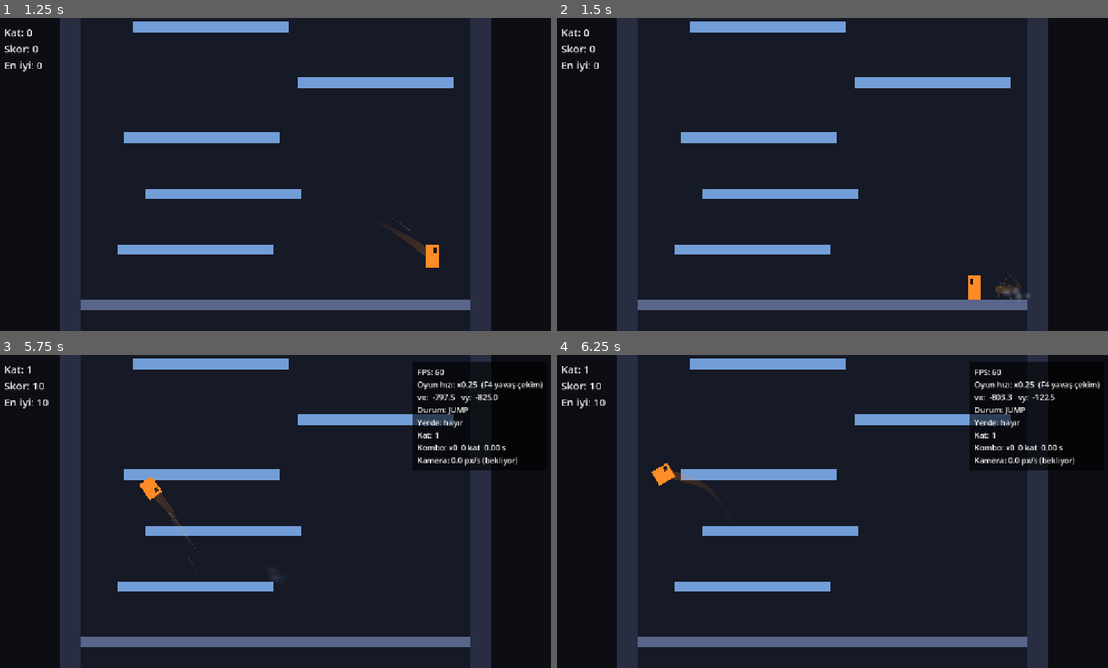
Above: before the commit, frames 1-4 (two rows, left to right).
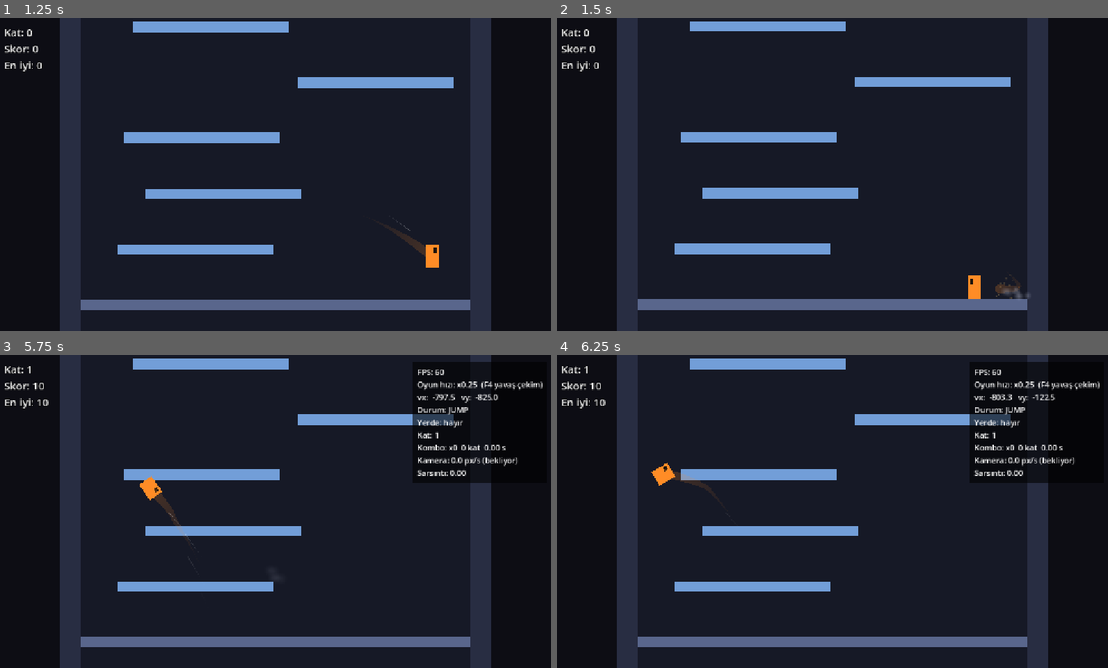
Above: after the commit, the same moments.

Repository: tahapek5454/Tower-Climb
Game: Godot game, scene res://scenes/main.tscn
Same seed, same stepped clock (60 frames per second), same inputs: the game is played once before the commit and once after it.
Inputs (mouse positions are in pixels of both pictures, inside the frame that each line leads up to):
- Up to frame 1 (1.25 s): tap Enter at 0.5 s; move the mouse to (396, 158) at 0.52 s; hold Right (move_right) from 0.53 s (still down); hold Space (jump) from 0.53 s (still down); click (396, 158) at 0.67 s
- Up to frame 2 (1.5 s): release Right (move_right) at 1.25 s; release Space (jump) at 1.25 s; drag from (722, 190) to (804, 237) at 1.27 s
- Up to frame 3 (5.75 s): tap R (restart) at 2 s; move the mouse to (330, 442) at 2.02 s; hold Right (move_right) 2.03-2.75 s; hold Space (jump) 2.03-2.75 s; tap Alt at 2.1, 5.1 s; drag from (247, 574) to (110, 464) at 2.77 s; move the mouse to (440, 558) at 3.52 s; hold Left (move_left) 3.53-4.25 s; hold Space (jump) 3.53-4.25 s; tap F4 (debug_slow_motion) at 4.15 s; drag from (110, 464) to (192, 433) at 4.27 s; move the mouse to (303, 511) at 5.02 s; hold Left (move_left) from 5.03 s (still down); hold Space (jump) from 5.03 s (still down); click (303, 511) at 5.17 s; tap F3 (toggle_debug) at 5.65 s
- Up to frame 4 (6.25 s): release Left (move_left) at 5.75 s; release Space (jump) at 5.75 s; drag from (749, 433) to (722, 527) at 5.77 s

Frame 1 is identical in both runs. In frame 2, 0.7% of the frame differs, in the area x 14-86%, y 4-90%; in frame 3, 0.2%; in frame 4, 0.2%.

Commit message:
feat: ekran sarsıntısı eklendi (büyük iniş, duvar sekmesi, kombo bitişi)
Co-Authored-By: Claude Opus 5.5 <noreply@anthropic.com>

Diff:
--- a/scripts/autoload/events.gd
+++ b/scripts/autoload/events.gd
@@ -27,3 +27,7 @@
 
 @warning_ignore("unused_signal")
 signal high_score_changed(high_score: int)
+
+## Ekran sarsıntısı iste (0..1 eklenir; kamera dinler).
+@warning_ignore("unused_signal")
+signal screen_shake(trauma: float)
--- /dev/null
+++ b/scripts/fx/camera_shake.gd
@@ -0,0 +1,66 @@
+class_name CameraShake
+extends RefCounted
+## Ekran sarsıntısı: birikip azalan "trauma" ve yumuşak gürültüden kaydırma.
+## Rastgele titreme yerine akıcı gürültü (FastNoiseLite) izlenir → sert değil, dalgalı his.
+## Saf mantık (zaman dışarıdan verilir), test edilebilir.
+
+## y ekseni gürültüsünü x'ten ayırmak için gürültüde uzak bir nokta.
+const NOISE_Y_OFFSET: float = 1000.0
+## Yumuşak gürültü pratikte yaklaşık ±0,6 üretir; tam ±1 aralığına ölçeklemek için.
+const NOISE_GAIN: float = 1.7
+
+## 0..1; olaylar ekler, zamanla azalır.
+var trauma: float = 0.0
+
+var _noise := FastNoiseLite.new()
+var _time: float = 0.0
+
+
+func _init(noise_seed: int = 0) -> void:
+	_noise.seed = noise_seed
+	_noise.noise_type = FastNoiseLite.TYPE_SIMPLEX_SMOOTH
+	_noise.fractal_type = FastNoiseLite.FRACTAL_NONE
+	_noise.frequency = 1.0
+
+
+func add(amount: float) -> void:
+	trauma = clampf(trauma + maxf(amount, 0.0), 0.0, 1.0)
+
+
+## Etki gücü: trauma²; küçük sarsıntılar çok hafif, büyükler belirgin.
+func intensity() -> float:
+	return trauma * trauma
+
+
+## Zamanı ilerletir, trauma'yı azaltır ve o anki kamera kaydırmasını döner.
+func update(delta: float) -> Vector2:
+	_time += delta
+	trauma = maxf(trauma - Tuning.SHAKE_DECAY * delta, 0.0)
+	var strength: float = intensity() * Tuning.SHAKE_MAX_OFFSET
+	if strength <= 0.0:
+		return Vector2.ZERO
+	var t: float = _time * Tuning.SHAKE_NOISE_SPEED
+	var wave := Vector2(_noise.get_noise_1d(t), _noise.get_noise_1d(t + NOISE_Y_OFFSET))
+	return (wave * NOISE_GAIN).limit_length(1.0) * strength
+
+
+## Kombo bitişinin sarsıntısı: puan kazandırmadıysa yok.
+static func combo_trauma(floors: int, bonus: int) -> float:
+	if bonus <= 0:
+		return 0.0
+	return minf(floors * Tuning.SHAKE_COMBO_TRAUMA_PER_FLOOR, Tuning.SHAKE_COMBO_TRAUMA_MAX)
+
+
+## Büyük inişin sarsıntısı: SHAKE_LAND_MIN_SPEED altında yok.
+static func land_trauma(fall_speed: float) -> float:
+	if fall_speed < Tuning.SHAKE_LAND_MIN_SPEED:
+		return 0.0
+	var t: float = clampf(inverse_lerp(Tuning.SHAKE_LAND_MIN_SPEED, Tuning.MAX_FALL_SPEED, fall_speed),
+			0.0, 1.0)
+	return lerpf(Tuning.SHAKE_LAND_TRAUMA_MAX * 0.4, Tuning.SHAKE_LAND_TRAUMA_MAX, t)
+
+
+## Duvar sekmesinin sarsıntısı: çarpma hızının karesiyle.
+static func wall_trauma(impact_speed: float) -> float:
+	var t: float = clampf(impact_speed / Tuning.MAX_RUN_SPEED, 0.0, 1.0)
+	return t * t * Tuning.SHAKE_WALL_TRAUMA_MAX
--- a/scripts/player/player_visual.gd
+++ b/scripts/player/player_visual.gd
@@ -202,6 +202,9 @@
 		var dust: float = clampf(inverse_lerp(Tuning.LAND_DUST_MIN_SPEED, Tuning.LAND_DUST_FULL_SPEED,
 				fall_speed), 0.0, 1.0)
 		_bursts.land_dust(_player.global_position, dust)
+	var land_shake: float = CameraShake.land_trauma(fall_speed)
+	if land_shake > 0.0:
+		Events.screen_shake.emit(land_shake)
 
 
 func _on_wall_bounce(data: Dictionary) -> void:
@@ -212,6 +215,7 @@
 	var contact: Vector2 = _player.global_position + Vector2(
 			-normal_x * Tuning.PLAYER_WIDTH * 0.5, -Tuning.PLAYER_HEIGHT * 0.5)
 	_bursts.wall_sparks(contact, normal_x, t)
+	Events.screen_shake.emit(CameraShake.wall_trauma(data["speed"]))
 	if data["airborne"]:
 		# Sekme sonrası gidilen yön = duvarın normali.
 		_start_flip(-_player.velocity.y, signf(data["normal_x"]))
--- a/scripts/tuning.gd
+++ b/scripts/tuning.gd
@@ -169,6 +169,23 @@
 const WALL_SPARK_SPEED: float = 380.0
 const WALL_SPARK_ALPHA: float = 0.8
 
+# --- Juice: ekran sarsıntısı (görsel) ---
+# "Sarsıntı" (trauma) 0..1 birikir ve azalır; kaydırma = trauma² x MAX_OFFSET (küçükler çok hafif).
+## En güçlü sarsıntıdaki kamera kaydırması (px).
+const SHAKE_MAX_OFFSET: float = 24.0
+## Saniyede azalma (1 → 0: 1/DECAY saniye).
+const SHAKE_DECAY: float = 1.2
+## Gürültü hızı: yüksek = daha hızlı titreşim, düşük = daha yumuşak dalgalanma.
+const SHAKE_NOISE_SPEED: float = 30.0
+## Büyük iniş: bu düşüş hızının üstünde; MAX_FALL_SPEED'de LAND_TRAUMA_MAX.
+const SHAKE_LAND_MIN_SPEED: float = 1000.0
+const SHAKE_LAND_TRAUMA_MAX: float = 0.6
+## Duvar sekmesi: tam hızda çarpmada bu kadar (yavaşta hızın karesiyle azalır).
+const SHAKE_WALL_TRAUMA_MAX: float = 0.45
+## Kombo bitişi (puan kazandıran): atlanan kat başına, en çok COMBO_TRAUMA_MAX.
+const SHAKE_COMBO_TRAUMA_PER_FLOOR: float = 0.05
+const SHAKE_COMBO_TRAUMA_MAX: float = 0.8
+
 # --- Debug ---
 ## F4 yavaş çekimde oyun hızı (efektleri incelemek için).
 const DEBUG_SLOW_MOTION_SCALE: float = 0.25
--- a/scripts/ui/debug_overlay.gd
+++ b/scripts/ui/debug_overlay.gd
@@ -53,6 +53,7 @@
 	if camera != null:
 		var scroll: String = "kayıyor" if camera.is_scrolling else "bekliyor"
 		lines.append("Kamera: %.1f px/s (%s)" % [camera.speed, scroll])
+		lines.append("Sarsıntı: %.2f" % camera.shake.trauma)
 	return "\n".join(lines)
 
 
--- a/scripts/world/tower_camera.gd
+++ b/scripts/world/tower_camera.gd
@@ -2,12 +2,14 @@
 extends Camera2D
 ## Kule kamerası: CAMERA_START_FLOOR'a kadar bekler, sonra hızlanarak yukarı kayar.
 ## Oyuncu ekranın üst bölgesine çıkarsa onu yakalar. Asla aşağı inmez.
+## Ekran sarsıntısı sadece `offset`'i değiştirir; oyun mantığı (kayma, oyun sonu) `position` kullanır.
 
 ## Takip edilen oyuncu (yakalama bölgesi için).
 var target: Node2D
 var is_scrolling: bool = false
 ## Şu anki kayma hızı (px/s); debug overlay için.
 var speed: float = 0.0
+var shake := CameraShake.new()
 var _scroll_time: float = 0.0
 
 
@@ -15,6 +17,8 @@
 	# Oyuncu fizik adımında hareket ettiği için kamera da fizik adımında güncellenir (titreme olmaz).
 	process_callback = Camera2D.CAMERA2D_PROCESS_PHYSICS
 	Events.floor_changed.connect(_on_floor_changed)
+	Events.screen_shake.connect(shake.add)
+	Events.combo_ended.connect(_on_combo_ended)
 
 
 func _physics_process(delta: float) -> void:
@@ -26,17 +30,25 @@
 		position.y = minf(position.y, CameraRules.catchup_center_y(target.global_position.y))
 
 
+func _process(delta: float) -> void:
+	offset = shake.update(delta)
+
+
 ## Kaymayı durdurur (oyun bitince).
 func stop() -> void:
 	is_scrolling = false
 	speed = 0.0
 
 
-## Oyuncu ekranın altından tamamen çıktı mı?
+## Oyuncu ekranın altından tamamen çıktı mı? (Sarsıntı kaydırması hesaba katılmaz.)
 func is_below_screen(world_y: float) -> bool:
-	return CameraRules.is_below_screen(world_y, get_screen_center_position().y)
+	return CameraRules.is_below_screen(world_y, global_position.y)
 
 
 func _on_floor_changed(floor_number: int) -> void:
 	if not is_scrolling and CameraRules.should_start(floor_number):
 		is_scrolling = true
+
+
+func _on_combo_ended(_jumps: int, floors: int, bonus: int) -> void:
+	shake.add(CameraShake.combo_trauma(floors, bonus))
--- /dev/null
+++ b/tests/test_camera_shake.gd
@@ -0,0 +1,62 @@
+extends GutTest
+## CameraShake testleri. Beklentiler Tuning'den türetilir.
+
+const DT: float = 1.0 / 60.0
+
+var shake: CameraShake
+
+
+func before_each() -> void:
+	shake = CameraShake.new(7)
+
+
+func test_no_shake_without_trauma() -> void:
+	assert_eq(shake.update(DT), Vector2.ZERO)
+
+
+func test_trauma_is_clamped() -> void:
+	shake.add(0.8)
+	shake.add(0.8)
+	assert_eq(shake.trauma, 1.0)
+	shake.add(-5.0)
+	assert_eq(shake.trauma, 1.0, "negatif ekleme azaltmaz")
+
+
+func test_trauma_decays_to_zero() -> void:
+	shake.add(1.0)
+	var seconds: float = 1.0 / Tuning.SHAKE_DECAY + 0.1
+	for i in int(seconds / DT):
+		shake.update(DT)
+	assert_eq(shake.trauma, 0.0)
+	assert_eq(shake.update(DT), Vector2.ZERO)
+
+
+func test_offset_never_exceeds_max() -> void:
+	shake.add(1.0)
+	var biggest: float = 0.0
+	for i in 60:
+		biggest = maxf(biggest, shake.update(DT).length())
+	assert_gt(biggest, 0.0, "sarsıntı olmalı")
+	assert_true(biggest <= Tuning.SHAKE_MAX_OFFSET + 0.001)
+
+
+func test_small_trauma_is_much_weaker() -> void:
+	shake.add(0.3)
+	assert_almost_eq(shake.intensity(), 0.09, 0.0001, "etki trauma'nın karesi")
+
+
+func test_combo_trauma() -> void:
+	assert_eq(CameraShake.combo_trauma(10, 0), 0.0, "puan kazandırmayan kombo sarsmaz")
+	assert_almost_eq(CameraShake.combo_trauma(5, 25), 5 * Tuning.SHAKE_COMBO_TRAUMA_PER_FLOOR, 0.0001)
+	assert_eq(CameraShake.combo_trauma(1000, 1), Tuning.SHAKE_COMBO_TRAUMA_MAX)
+
+
+func test_land_trauma_only_for_big_landings() -> void:
+	assert_eq(CameraShake.land_trauma(Tuning.SHAKE_LAND_MIN_SPEED - 1.0), 0.0)
+	assert_gt(CameraShake.land_trauma(Tuning.SHAKE_LAND_MIN_SPEED), 0.0)
+	assert_almost_eq(CameraShake.land_trauma(Tuning.MAX_FALL_SPEED), Tuning.SHAKE_LAND_TRAUMA_MAX, 0.0001)
+
+
+func test_wall_trauma_grows_with_speed() -> void:
+	assert_almost_eq(CameraShake.wall_trauma(Tuning.MAX_RUN_SPEED), Tuning.SHAKE_WALL_TRAUMA_MAX, 0.0001)
+	assert_lt(CameraShake.wall_trauma(Tuning.MAX_RUN_SPEED * 0.5), Tuning.SHAKE_WALL_TRAUMA_MAX * 0.3)
Not shown, added: scripts/fx/camera_shake.gd.uid
Not shown, added: tests/test_camera_shake.gd.uid
Not shown, changed: docs/PROGRESS.md
